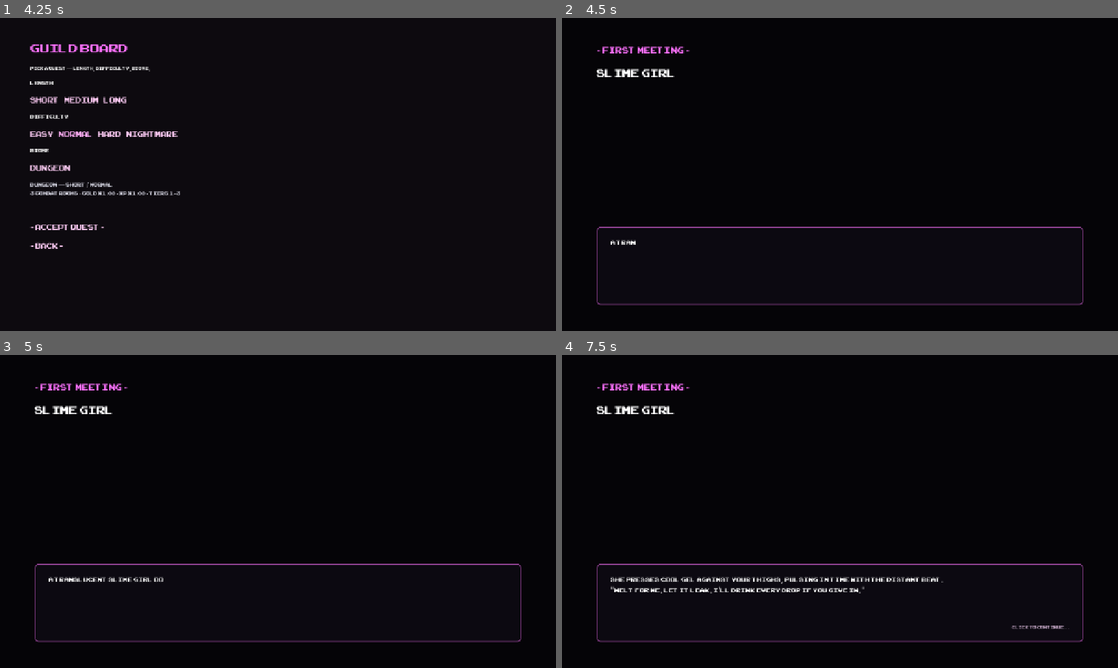
Above: before the commit, frames 1-4 (two rows, left to right).
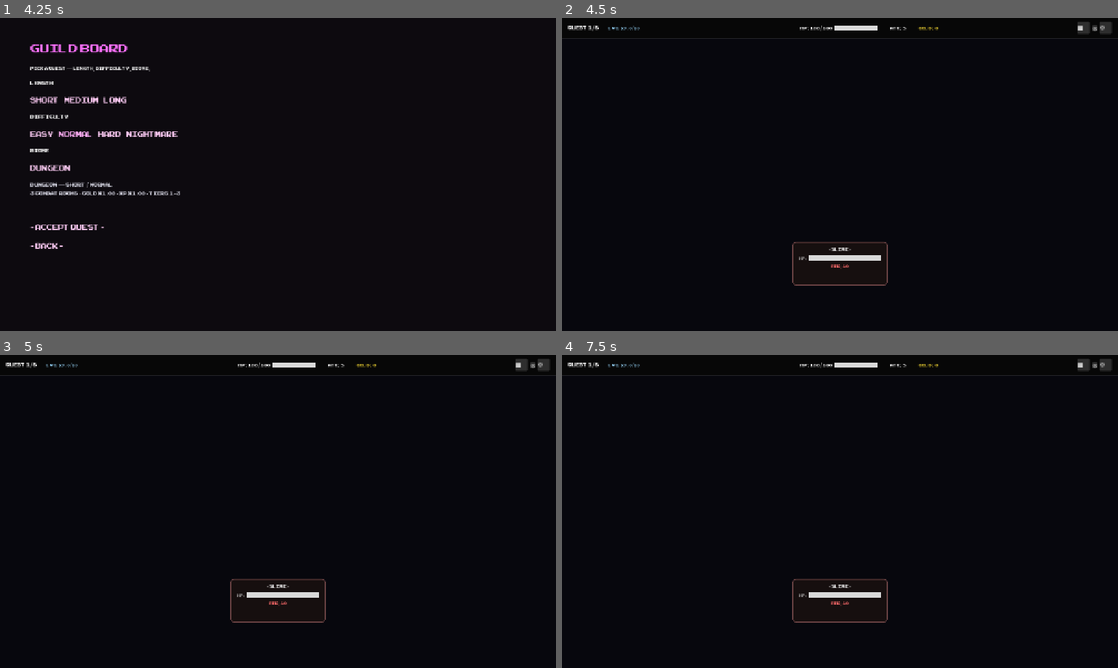
Above: after the commit, the same moments.

Repository: no-release/Temptress
Game: Godot game, scene res://scenes/MainMenu.tscn
Same seed, same stepped clock (60 frames per second), same inputs: the game is played once before the commit and once after it.
Inputs (mouse positions are in pixels of both pictures, inside the frame that each line leads up to):
- Up to frame 1 (4.25 s): click "- START QUEST -" at 0.5 s; click "Easy" at 1.25 s; click "Easy" at 2 s; click "Normal" at 2.75 s; click "Normal" at 3.5 s
- Up to frame 2 (4.5 s): click "- ACCEPT QUEST -" at 4.25 s
- Up to frame 3 (5 s): no input
- Up to frame 4 (7.5 s): tap Enter (ui_accept) at 5, 5.27, 5.57, 5.75 s; move the mouse to (962, 495) at 5.02 s; click (962, 495) at 5.17 s; drag from (728, 527) to (812, 574) at 5.77 s; move the mouse to (895, 442) at 6.52 s; click (895, 442) at 6.67 s; drag from (812, 574) to (673, 464) at 7.27 s

Frame 1 is identical in both runs. In frame 2, 2.8% of the frame differs, in the area x 0-100%, y 1-92%; in frame 3, 3.0%; in frame 4, 3.9%.
Error after the commit: Parse Error: Cannot infer the type of "hp_dropped" variable because the value doesn't have a set type. (res://scripts/Main.gd:112)

Commit message:
Phase 9: Main hit feedback - shake, ghost HP, enemy stagger hooks

Diff:
--- a/rhythmtap-ui-updated-11/scripts/Main.gd
+++ b/rhythmtap-ui-updated-11/scripts/Main.gd
@@ -1,32 +1,6 @@
 extends Node
-# =============================================================================
-# Main.gd — ALPHA BUILD
-# =============================================================================
-# Scene controller for the gameplay screen (Main.tscn).
-# Owns all UI node references and wires GameManager + RoomManager signals
-# to the interface. Does not contain game logic — that lives in GameManager.
-#
-# UI STRUCTURE (all children of the UI CanvasLayer in Main.tscn):
-#   TopHud          — stage/level/XP/HP/ATK/gold bar across the very top (always visible)
-#   BeatBar         — approach track drawn at bottom; player taps here
-#   EnemyCardAnchor — enemy name/HP/ATK card, bottom-center
-#   DialogueBubble  — speech bubble, top-right, auto-fades after DIALOGUE_SHOW_SEC
-#   LoserButton     — only visible during SURVIVAL; styled as a real button
-#   CountdownLabel  — big pulsing countdown during PUNISHMENT, scales from center
-#                      (pivot_offset set in Main.tscn so it doesn't drift top-left)
-#   TreasureScreen  — full overlay (starts at y=48 so TopHud stays visible)
-#
-# GOLD ANIMATION:
-#   _gold_display chases _gold_target in _process() each frame.
-#   Speed scales with the difference so large gains animate fast then taper off.
-#   This means the label always shows the animated value, not the raw stat.
-#
-# ENEMY HP BAR:
-#   Uses size.x (pixels) not scale.x — scale fights Godot's anchor layout system
-#   and resets on hide/show cycles. After survival the card is hidden then reshown,
-#   so _force_enemy_bar_update() fires a deferred enemy_hp_changed to redraw
-#   the bar once layout has settled.
-# =============================================================================
+# Main.gd -- ALPHA BUILD (Phase 9 hit feedback)
+# Scene controller for Main.tscn. Game logic lives in GameManager.
 
 var game_manager: Node
 var room_manager: Node
@@ -34,7 +8,6 @@
 var background:   Control
 var beat_sound:   AudioStreamPlayer
 
-# ── UI Node Refs ──────────────────────────────────────────────────────────────
 @onready var ui_layer: CanvasLayer = $UI
 
 @onready var stage_label:   Label     = $UI/TopHud/MarginContainer/HBoxContainer/StageLabel
@@ -42,6 +15,7 @@
 @onready var xp_label:      Label     = $UI/TopHud/MarginContainer/HBoxContainer/XPLabel
 @onready var hp_label:      Label     = $UI/TopHud/MarginContainer/HBoxContainer/HPLabel
 @onready var hp_bar_fill:   ColorRect = $UI/TopHud/MarginContainer/HBoxContainer/HPBarBg/HPBarFill
+@onready var hp_bar_ghost:  ColorRect = $UI/TopHud/MarginContainer/HBoxContainer/HPBarBg/HPBarGhost
 @onready var atk_label:     Label     = $UI/TopHud/MarginContainer/HBoxContainer/AtkLabel
 @onready var gold_label:    Label     = $UI/TopHud/MarginContainer/HBoxContainer/GoldLabel
 
@@ -60,15 +34,20 @@
 @onready var loot_list:       VBoxContainer  = $UI/TreasureScreen/MarginContainer/VBoxContainer/LootList
 @onready var continue_button: Button         = $UI/TreasureScreen/MarginContainer/VBoxContainer/ContinueButton
 
-# ── State ─────────────────────────────────────────────────────────────────────
 var _dialogue_timer: float = 0.0
 const DIALOGUE_SHOW_SEC: float = 3.5
 
-# Gold animation — _gold_display is what's shown, chases _gold_target
+# Gold animation -- _gold_display is what's shown, chases _gold_target
 var _gold_display: float = 0.0
 var _gold_target:  float = 0.0
 
-# ── Ready ─────────────────────────────────────────────────────────────────────
+# Phase 9 -- hit feedback
+var _tracked_player_hp: int = -1
+var _hp_ghost_width: float = -1.0
+var _shake_tween: Tween = null
+var _card_stagger_tween: Tween = null
+var _enemy_card_base_offsets: Vector2 = Vector2.ZERO  # offset_left, offset_right
+
 func _ready():
 	game_manager = $GameManager
 	room_manager = $RoomManager
@@ -76,7 +55,7 @@
 	background   = $Background
 	beat_sound   = $SoundPlayers/BeatSound
 
-	# SoundGen is an autoload — generates the beat click sound procedurally
+	# SoundGen is an autoload -- generates the beat click sound procedurally
 	beat_sound.stream       = SoundGen.create_beat_hit()
 	game_manager.beat_sound = beat_sound
 	beat_bar.game_manager   = game_manager
@@ -105,11 +84,13 @@
 	_on_enemy_type_swapped(game_manager.active_enemy_type)
 	_gold_display = float(game_manager.player_gold)
 	_gold_target  = _gold_display
+	_tracked_player_hp = game_manager.player_health
+	_enemy_card_base_offsets = Vector2(enemy_card_anchor.offset_left, enemy_card_anchor.offset_right)
 
 	# Deferred so Godot's layout pass runs first and size.x values are real
 	call_deferred("_update_all_hud")
 
-	# Phase 8: returning from FirstMeetVN — resume the same room, do not restart the quest
+	# Phase 8: returning from FirstMeetVN -- resume the same room, do not restart the quest
 	if FirstMeetBridge.return_to_combat:
 		FirstMeetBridge.return_to_combat = false
 		var idx: int = FirstMeetBridge.saved_room_index
@@ -122,27 +103,47 @@
 		# RoomManager drives the run from ActiveRun (guild quest) when present
 		room_manager.start_run()
 
-# ── HUD Update ────────────────────────────────────────────────────────────────
 func _update_all_hud():
 	_update_player_hud()
 	_update_enemy_hud()
 
 func _update_player_hud():
 	var gm = game_manager
+	var hp_dropped := _tracked_player_hp >= 0 and gm.player_health < _tracked_player_hp
 	hp_label.text  = "HP: %d/%d" % [gm.player_health, gm.player_max_health]
 	atk_label.text = "ATK: %d" % gm.player_damage
 	level_label.text = "LV %d" % gm.player_level
 	xp_label.text    = "XP: %d/%d" % [gm.player_xp, gm.xp_to_next_level()]
-	# Don't set gold_label here — it's animated in _process via _gold_target
+	# Don't set gold_label here -- it's animated in _process via _gold_target
 	_gold_target = float(gm.player_gold)
 
 	var p_pct = clamp(
 		float(gm.player_health) / float(gm.player_max_health) if gm.player_max_health > 0 else 0.0,
 		0.0, 1.0)
-	hp_bar_fill.size.x = hp_bar_fill.get_parent().size.x * p_pct
+	var bg_w: float = hp_bar_fill.get_parent().size.x
+	var new_w: float = bg_w * p_pct
+	# On damage: keep ghost at previous fill width so the lost chunk shows red, then drains
+	if hp_dropped:
+		var prev_w: float = hp_bar_fill.size.x if hp_bar_fill.size.x > 0.0 else new_w
+		if _hp_ghost_width < 0.0:
+			_hp_ghost_width = prev_w
+		else:
+			_hp_ghost_width = maxf(_hp_ghost_width, prev_w)
+		_play_player_hurt_feedback()
+	elif _tracked_player_hp >= 0 and gm.player_health >= _tracked_player_hp:
+		# Heal / init / restore -- snap ghost to fill
+		_hp_ghost_width = new_w
+	hp_bar_fill.size.x = new_w
 	hp_bar_fill.color = Color(0.95, 0.15, 0.15, 1) if p_pct <= 0.25 else \
 						Color(0.95, 0.65, 0.1,  1) if p_pct <= 0.5  else \
 						Color(0.85, 0.85, 0.85, 1)
+	if hp_bar_ghost:
+		hp_bar_ghost.position = Vector2.ZERO
+		hp_bar_ghost.size.y = hp_bar_fill.size.y if hp_bar_fill.size.y > 0.0 else hp_bar_fill.get_parent().size.y
+		if _hp_ghost_width < 0.0:
+			_hp_ghost_width = new_w
+		hp_bar_ghost.size.x = maxf(_hp_ghost_width, new_w)
+	_tracked_player_hp = gm.player_health
 
 func _update_enemy_hud():
 	var gm = game_manager
@@ -155,26 +156,35 @@
 		0.0, 1.0)
 	enemy_hp_bar_fill.size.x = enemy_hp_bar_fill.get_parent().size.x * e_pct
 
-# ── Process ───────────────────────────────────────────────────────────────────
 func _process(delta: float):
 	background.size = get_viewport().get_visible_rect().size
 	beat_bar.size   = background.size
 
-	# Dialogue fade-out — alpha reaches 0 then hides the node
+	# Dialogue fade-out -- alpha reaches 0 then hides the node
 	if _dialogue_timer > 0.0:
 		_dialogue_timer -= delta
 		dialogue_bubble.modulate.a = min(1.0, _dialogue_timer * 2.0)
 		if _dialogue_timer <= 0.0:
 			dialogue_bubble.visible = false
 
-	# Animated gold counter — fast when far from target, tapers as it approaches
+	# Animated gold counter -- fast when far from target, tapers as it approaches
 	if not is_equal_approx(_gold_display, _gold_target):
 		var diff  = _gold_target - _gold_display
 		var speed = max(abs(diff) * 3.0, 10.0)
 		_gold_display = move_toward(_gold_display, _gold_target, speed * delta)
 		gold_label.text = "Gold: %d" % int(_gold_display)
 
-# ── Treasure Screen ───────────────────────────────────────────────────────────
+	# Phase 9 -- HP ghost drains down to the real fill width after damage
+	if hp_bar_ghost and _hp_ghost_width >= 0.0:
+		var fill_w: float = hp_bar_fill.size.x
+		if _hp_ghost_width > fill_w:
+			var drain := maxf(36.0, (_hp_ghost_width - fill_w) * 2.8)
+			_hp_ghost_width = move_toward(_hp_ghost_width, fill_w, drain * delta)
+		else:
+			_hp_ghost_width = fill_w
+		hp_bar_ghost.size.x = _hp_ghost_width
+		hp_bar_ghost.size.y = hp_bar_fill.size.y if hp_bar_fill.size.y > 0.0 else hp_bar_fill.get_parent().size.y
+
 func _show_treasure_screen(gold_reward: int):
 	for child in loot_list.get_children():
 		child.queue_free()
@@ -197,10 +207,9 @@
 func _on_treasure_continue():
 	SoundGen.play_ui_click()
 	treasure_screen.visible = false
-	# Always advance — past the last room this emits run_complete
+	# Always advance -- past the last room this emits run_complete
 	room_manager.advance_room()
 
-# ── Room Routing ──────────────────────────────────────────────────────────────
 # RoomManager emits room_started with the room dict; we dispatch here.
 # First combat room is a no-op because GameManager already booted with "goblin".
 func _on_room_started(room: Dictionary):
@@ -244,20 +253,19 @@
 	MusicDirector.stop()
 	get_tree().change_scene_to_file("res://scenes/Town.tscn")
 
-# ── Signal Handlers ───────────────────────────────────────────────────────────
 func _on_new_beat(beat_num: int):
 	beat_bar.on_beat()
 	background.on_beat(beat_num)
 
 func _on_enemy_state_changed(state: String):
 	background.on_enemy_state_changed(state)
+	if state == "hurt":
+		_play_enemy_hit_feedback()
 
 func _on_enemy_type_swapped(type_name: String):
 	background.load_enemy_assets(type_name)
 	var pretty = type_name.replace("_", " ").capitalize()
 	enemy_name_label.text = "- %s -" % pretty
-
-
 
 func _on_enemy_dialogue(text: String):
 	if text == "":
@@ -271,7 +279,7 @@
 	_show_treasure_screen(gold_reward)
 
 func _on_enter_survival(_enemy_name: String):
-	# Hide the enemy card while the loser button is showing — they overlap
+	# Hide the enemy card while the loser button is showing -- they overlap
 	loser_button.visible      = true
 	enemy_card_anchor.visible = false
 
@@ -294,7 +302,7 @@
 	game_manager.on_player_concedes()
 
 func _on_enter_punishment(_enemy_name: String):
-	# Countdown ticks immediately — no delay (simplified from earlier version)
+	# Countdown ticks immediately -- no delay (simplified from earlier version)
 	countdown_label.modulate = Color(1, 1, 1, 1)
 
 func _on_punishment_tick(seconds_left: float):
@@ -310,8 +318,45 @@
 	MusicDirector.stop()
 	get_tree().change_scene_to_file("res://scenes/Town.tscn")
 
-
-# ── Rest / shop overlays (Phase 5+) ───────────────────────────────────────────
+func _play_player_hurt_feedback() -> void:
+	SoundGen.play_hurt()
+	if _shake_tween and _shake_tween.is_valid():
+		_shake_tween.kill()
+	# Minor screenshake via CanvasLayer offset (no Camera2D in Main.tscn)
+	ui_layer.offset = Vector2.ZERO
+	_shake_tween = create_tween()
+	_shake_tween.tween_property(ui_layer, "offset", Vector2(5, -3), 0.035)
+	_shake_tween.tween_property(ui_layer, "offset", Vector2(-4, 3), 0.04)
+	_shake_tween.tween_property(ui_layer, "offset", Vector2(3, -2), 0.035)
+	_shake_tween.tween_property(ui_layer, "offset", Vector2.ZERO, 0.05)
+
+func _play_enemy_hit_feedback() -> void:
+	SoundGen.play_hit()
+	if background.has_method("play_hit_stagger"):
+		background.play_hit_stagger()
+	# Also nudge the enemy card left/right briefly
+	if _card_stagger_tween and _card_stagger_tween.is_valid():
+		_card_stagger_tween.kill()
+	var base_l: float = _enemy_card_base_offsets.x
+	var base_r: float = _enemy_card_base_offsets.y
+	enemy_card_anchor.offset_left = base_l
+	enemy_card_anchor.offset_right = base_r
+	_card_stagger_tween = create_tween()
+	_card_stagger_tween.tween_callback(func():
+		enemy_card_anchor.offset_left = base_l + 6.0
+		enemy_card_anchor.offset_right = base_r + 6.0
+	)
+	_card_stagger_tween.tween_interval(0.045)
+	_card_stagger_tween.tween_callback(func():
+		enemy_card_anchor.offset_left = base_l - 6.0
+		enemy_card_anchor.offset_right = base_r - 6.0
+	)
+	_card_stagger_tween.tween_interval(0.07)
+	_card_stagger_tween.tween_callback(func():
+		enemy_card_anchor.offset_left = base_l
+		enemy_card_anchor.offset_right = base_r
+	)
+
 func _run_rest_room() -> void:
 	var heal := int(game_manager.player_max_health * 0.35)
 	game_manager.player_health = mini(game_manager.player_max_health, game_manager.player_health + heal)
@@ -330,7 +375,7 @@
 	var can_buy: bool = int(game_manager.player_gold) >= price
 	var detail := "Travelling merchant.\n20 gold: +8 HP now (from quest bag)."
 	if not can_buy:
-		detail += "\n(You can't afford anything — move on.)"
+		detail += "\n(You can't afford anything -- move on.)"
 	_show_choice_overlay(
 		"- SHOP -",
 		detail,
@@ -344,7 +389,7 @@
 				game_manager.emit_signal("player_stats_changed")
 			room_manager.advance_room()
 	)
-	# Always offer a leave if buy shown — second button
+	# Always offer a leave if buy shown -- second button
 	if can_buy and _overlay_secondary:
 		_overlay_secondary.text = "Leave"
 		_overlay_secondary.visible = true
